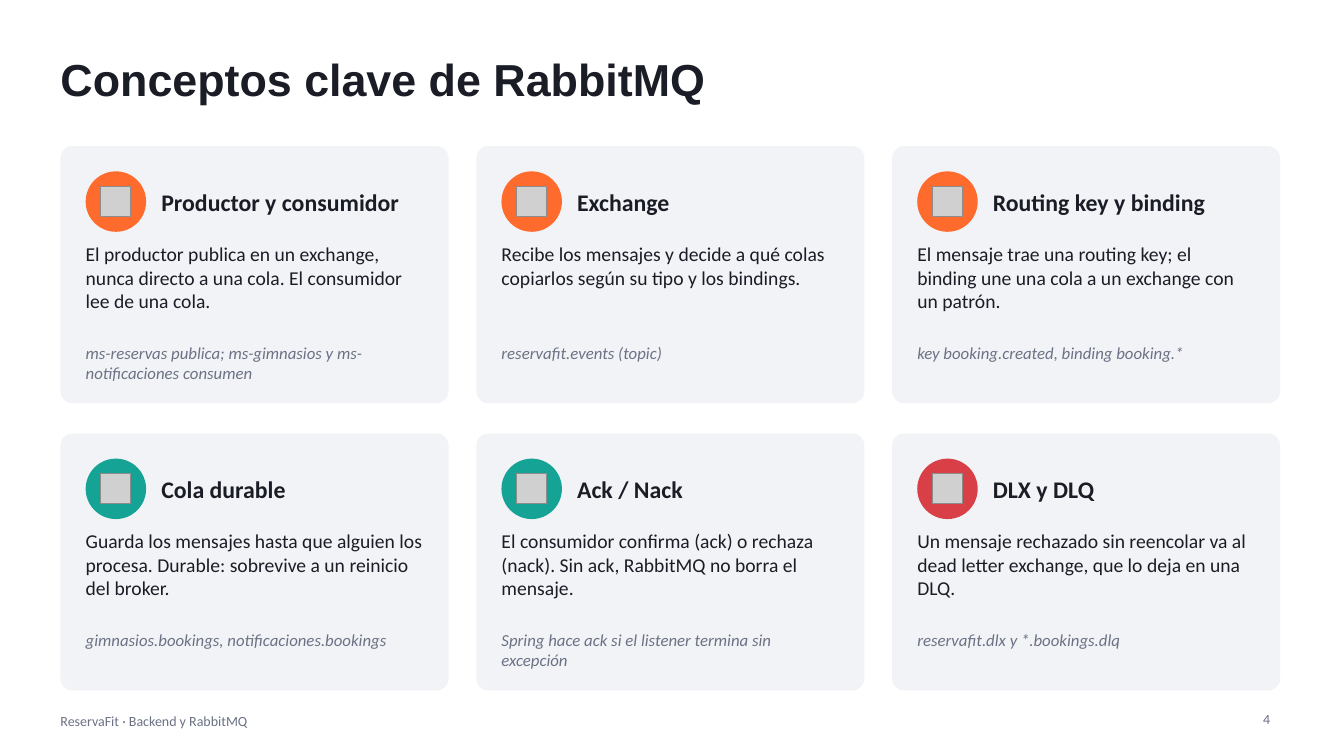
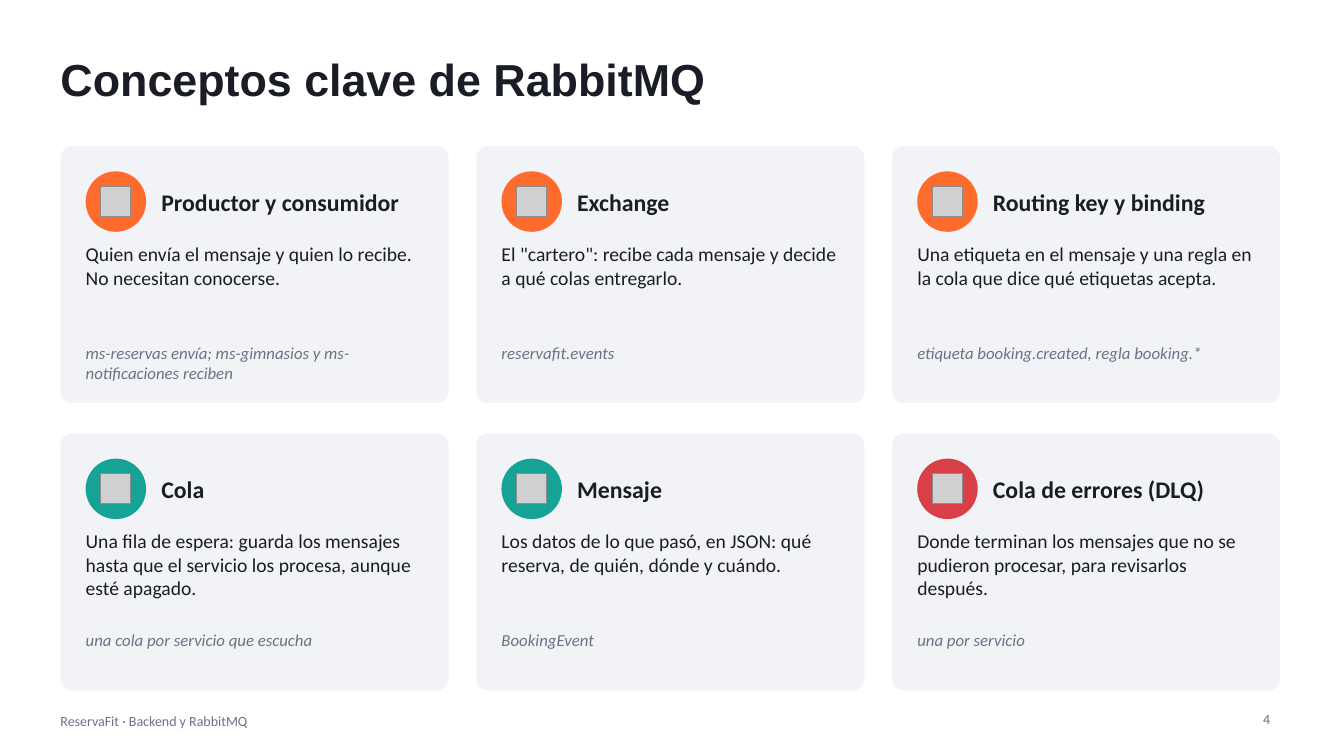
Before and after one commit to nxiiio/ReservaFit, a slide deck: slide 4 of docs/presentacion-backend-rabbitmq.pptx. Drawn at 1344x756 pixels with LibreOffice and Linux fonts; fonts in the diff are those of the drawing; grey boxes stand for pictures. Boxes give left, top, right and bottom in pixels: in the first picture for what was removed or moved away, otherwise in the second. Text is boxed around its words. In the diff, an @@ line names an element or a change of style, - is before the commit and + after.

```diff
--- a/docs/presentacion-backend-rabbitmq.pptx
+++ b/docs/presentacion-backend-rabbitmq.pptx
@@ text at (86, 247, 412, 285): text changed @@
-El productor publica en un exchange, nunca directo a una cola. El consumidor lee de una cola.
+Quien envía el mensaje y quien lo recibe. No necesitan conocerse.
@@ text at (501, 247, 836, 289): text changed @@
-Recibe los mensajes y decide a qué colas copiarlos según su tipo y los bindings.
+El "cartero": recibe cada mensaje y decide a qué colas entregarlo.
@@ text at (917, 247, 1252, 288): text changed @@
-El mensaje trae una routing key; el binding une una cola a un exchange con un patrón.
+Una etiqueta en el mensaje y una regla en la cola que dice qué etiquetas acepta.
@@ text at (86, 347, 349, 381): text changed @@
-ms-reservas publica; ms-gimnasios y ms-notificaciones consumen
+ms-reservas envía; ms-gimnasios y ms-notificaciones reciben
@@ text at (501, 347, 614, 361): text changed @@
-reservafit.events (topic)
+reservafit.events
@@ text at (917, 347, 1201, 362): text changed @@
-key booking.created, binding booking.*
+etiqueta booking.created, regla booking.*
@@ text at (161, 481, 204, 498): text changed @@
-Cola durable
+Cola
@@ text at (577, 481, 662, 502): text changed @@
-Ack / Nack
+Mensaje
@@ text at (993, 480, 1204, 502): text changed @@
-DLX y DLQ
+Cola de errores (DLQ)
@@ text at (86, 534, 410, 599): text changed @@
-Guarda los mensajes hasta que alguien los procesa. Durable: sobrevive a un reinicio del broker.
+Una fila de espera: guarda los mensajes hasta que el servicio los procesa, aunque esté apagado.
@@ text at (501, 534, 811, 575): text changed @@
-El consumidor confirma (ack) o rechaza (nack). Sin ack, RabbitMQ no borra el mensaje.
+Los datos de lo que pasó, en JSON: qué reserva, de quién, dónde y cuándo.
@@ text at (917, 534, 1235, 598): text changed @@
-Un mensaje rechazado sin reencolar va al dead letter exchange, que lo deja en una DLQ.
+Donde terminan los mensajes que no se pudieron procesar, para revisarlos después.
@@ text at (86, 634, 312, 649): text changed @@
-gimnasios.bookings, notificaciones.bookings
+una cola por servicio que escucha
@@ text at (501, 634, 593, 649): text changed @@
-Spring hace ack si el listener termina sin excepción
+BookingEvent
@@ text at (917, 634, 1025, 649): text changed @@
-reservafit.dlx y *.bookings.dlq
+una por servicio
```
Also in this commit, not shown: 9 other slides changed, 3 slides added, 4 slides removed.
